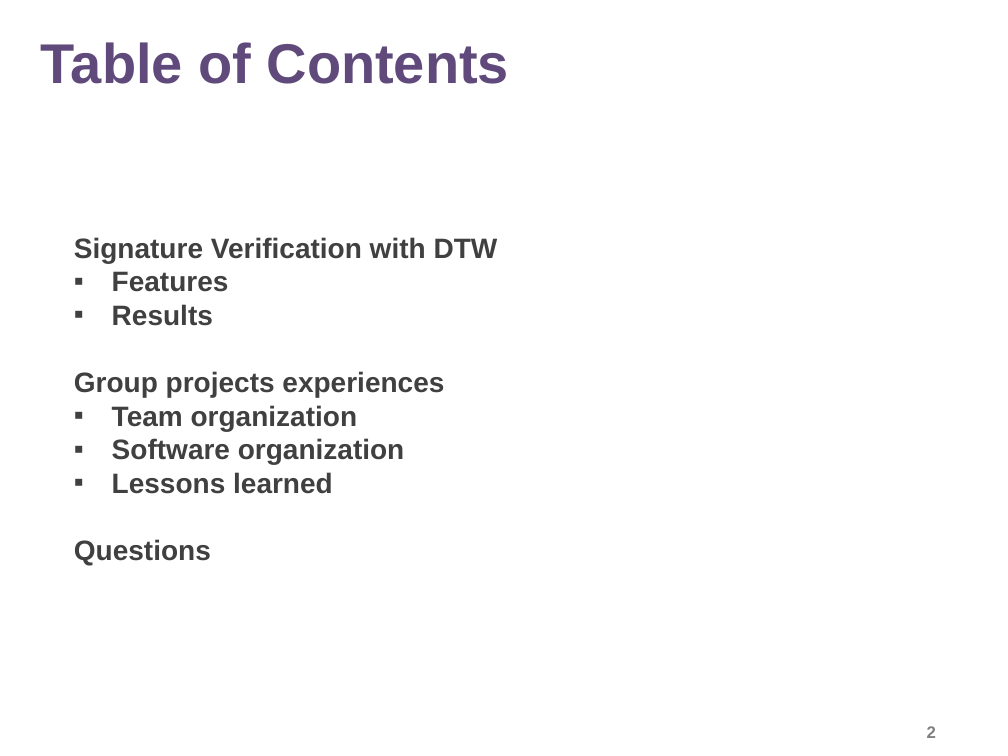
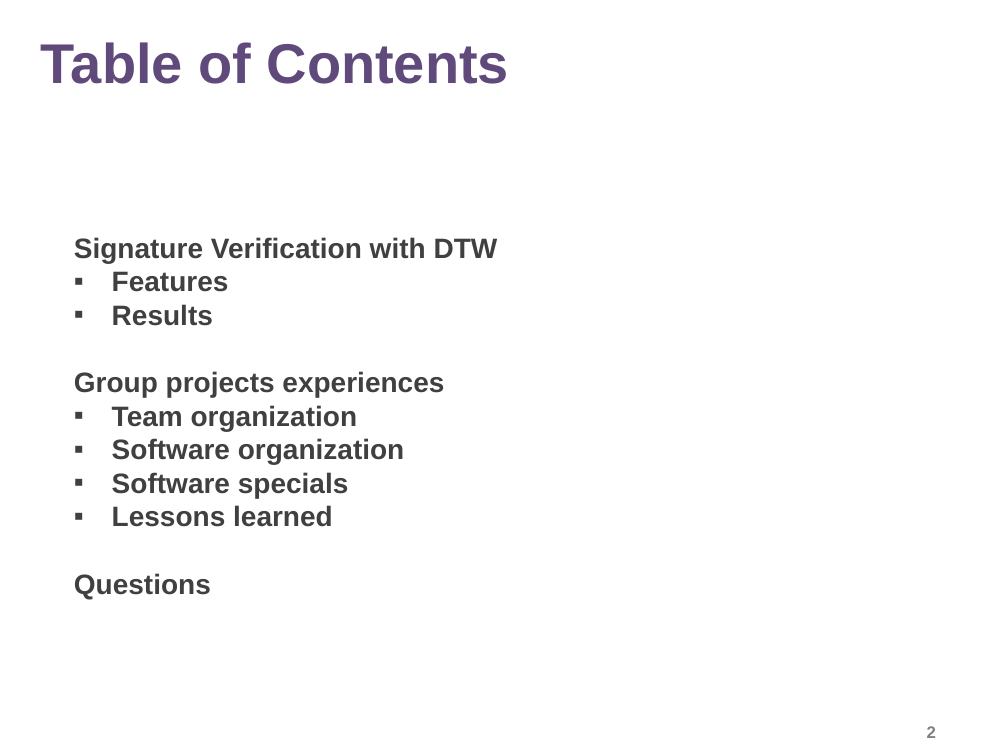
Before and after one commit to pas/pattern-recognition-2018-purple, a slide deck: slide 2 of patRec_purple_final.pptx. Drawn at 1008x756 pixels with LibreOffice and Linux fonts; fonts in the diff are those of the drawing; background and template pictures are left out. Boxes give left, top, right and bottom in pixels: in the first picture for what was removed or moved away, otherwise in the second. Text is boxed around its words. In the diff, an @@ line names an element or a change of style, - is before the commit and + after.

```diff
--- a/patRec_purple_final.pptx
+++ b/patRec_purple_final.pptx
@@ text at (x1=112, y1=472, x2=349, y2=498): paragraph added @@
+    ▪ Software specials
```
Also in this commit, not shown: 1 other slide changed, 1 other file.
